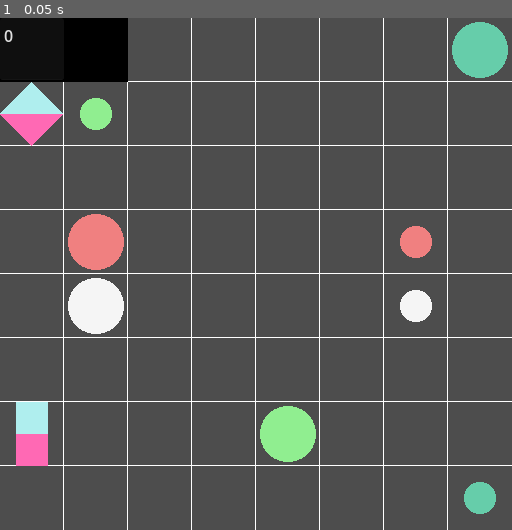
Above: before the commit, frame 1.
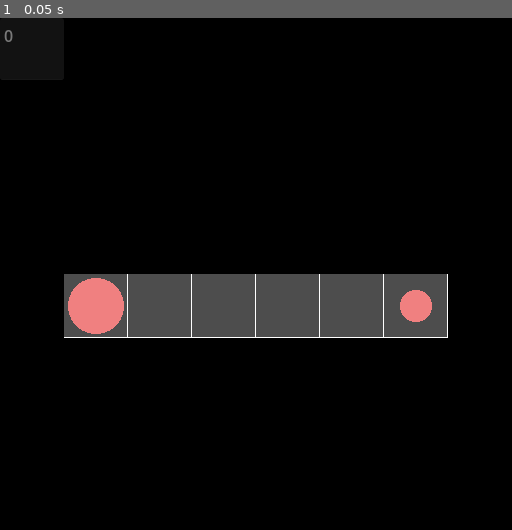
Above: after the commit, the same moment.

Repository: erraticandunplanned/Flow_Ltd
Game: Godot game, scene res://scenes/game_start.tscn
The game is run twice, just before and just after one commit, with the same random seed, the same clock (stepped at 60 frames per second) and the same inputs.
Inputs:
- Up to frame 1 (0.05 s): no input

The runs differ from the first frame. In frame 1, 89% of the frame differs, in the area x 0-100%, y 0-100%.

Commit message:
level loading and unloading

Diff:
--- a/scenes/base_level.tscn
+++ b/scenes/base_level.tscn
@@ -24,12 +24,22 @@
 anchors_preset = 0
 offset_right = 64.0
 offset_bottom = 64.0
+mouse_filter = 2
 
 [node name="TextEdit" type="TextEdit" parent="CanvasLayer/Control"]
 layout_mode = 0
 offset_right = 64.0
 offset_bottom = 64.0
+mouse_filter = 2
 text = "0"
+editable = false
+context_menu_enabled = false
+shortcut_keys_enabled = false
+selecting_enabled = false
+deselect_on_focus_loss_enabled = false
+drag_and_drop_selection_enabled = false
+virtual_keyboard_enabled = false
+middle_mouse_paste_enabled = false
 
 [node name="cursor_snap" type="Node2D" parent="."]
 modulate = Color(0.853352, 0.342064, 0.394375, 1)
--- a/scenes/game_start.tscn
+++ b/scenes/game_start.tscn
@@ -4,3 +4,15 @@
 
 [node name="GameStart" type="Node2D"]
 script = ExtResource("1_xyvi8")
+
+[node name="level_loader" type="Node2D" parent="."]
+
+[node name="transition" type="Node2D" parent="."]
+
+[node name="bottom_shutter" type="MeshInstance2D" parent="transition"]
+
+[node name="left_shutter" type="MeshInstance2D" parent="transition"]
+
+[node name="right_shutter" type="MeshInstance2D" parent="transition"]
+
+[node name="top_shutter" type="MeshInstance2D" parent="transition"]
--- a/scenes/gridtile.tscn
+++ b/scenes/gridtile.tscn
@@ -2,11 +2,11 @@
 
 [ext_resource type="Script" path="res://scripts/gridtile.gd" id="1_p6vt2"]
 
-[sub_resource type="ArrayMesh" id="ArrayMesh_17ah2"]
+[sub_resource type="ArrayMesh" id="ArrayMesh_cow5s"]
 _surfaces = [{
 "2d": true,
 "aabb": AABB(-32, -32, 0, 64, 64, 0),
-"attribute_data": PackedByteArray(112, 128, 144, 255, 112, 128, 144, 255, 112, 128, 144, 255, 112, 128, 144, 255),
+"attribute_data": PackedByteArray(0, 0, 0, 255, 0, 0, 0, 255, 0, 0, 0, 255, 0, 0, 0, 255),
 "format": 34393296905,
 "index_count": 6,
 "index_data": PackedByteArray(0, 0, 1, 0, 2, 0, 2, 0, 3, 0, 0, 0),
@@ -20,4 +20,4 @@
 script = ExtResource("1_p6vt2")
 
 [node name="square" type="MeshInstance2D" parent="."]
-mesh = SubResource("ArrayMesh_17ah2")
+mesh = SubResource("ArrayMesh_cow5s")
--- a/scripts/DIS_obstacle.gd
+++ b/scripts/DIS_obstacle.gd
@@ -52,7 +52,7 @@
 	var world = get_parent().get_parent()
 	world.connect("clock_update", _on_clock_update)
 
-func _on_clock_update(t):
+func _on_clock_update(_t):
 	## CHECK FOR VALID POSITION
 	var check_pos = global_position + ( facing * 64 )
 	var is_valid = true
--- a/scripts/DIV_obstacle.gd
+++ b/scripts/DIV_obstacle.gd
@@ -46,7 +46,7 @@
 	var world = get_parent().get_parent()
 	world.connect("clock_update", _on_clock_update)
 
-func _on_clock_update(t):
+func _on_clock_update(_t):
 	## CHECK FOR VALID POSITION
 	var check_pos = global_position + ( facing * 64 )
 	var is_valid = true
--- a/scripts/Global.gd
+++ b/scripts/Global.gd
@@ -25,6 +25,52 @@
 var levels = {
 	0: {
 		flow_dictionary: {
+			Color.LIGHT_CORAL: [Vector2(96,288)]
+		},
+		goal_dictionary: {
+			Color.LIGHT_CORAL: Vector2(416,288)
+		},
+		obstacle_dictionary: {
+			ob_grid: [
+				Vector2(32,32),Vector2(96,32),Vector2(160,32),Vector2(224,32),Vector2(288,32),Vector2(352,32),Vector2(416,32),Vector2(480,32),
+				Vector2(32,96),Vector2(96,96),Vector2(160,96),Vector2(224,96),Vector2(288,96),Vector2(352,96),Vector2(416,96),Vector2(480,96),
+				Vector2(32,160),Vector2(96,160),Vector2(160,160),Vector2(224,160),Vector2(288,160),Vector2(352,160),Vector2(416,160),Vector2(480,160),
+				Vector2(32,224),Vector2(96,224),Vector2(160,224),Vector2(224,224),Vector2(288,224),Vector2(352,224),Vector2(416,224),Vector2(480,224),
+				Vector2(32,288),Vector2(480,288),
+				Vector2(32,352),Vector2(96,352),Vector2(160,352),Vector2(224,352),Vector2(288,352),Vector2(352,352),Vector2(416,352),Vector2(480,352),
+				Vector2(32,416),Vector2(96,416),Vector2(160,416),Vector2(224,416),Vector2(288,416),Vector2(352,416),Vector2(416,416),Vector2(480,416),
+				Vector2(32,480),Vector2(96,480),Vector2(160,480),Vector2(224,480),Vector2(288,480),Vector2(352,480),Vector2(416,480),Vector2(480,480),
+				],
+			ob_DIS: [],
+			ob_DIV: [],
+			ob_DEV: []
+		}
+	},
+	1: {
+		flow_dictionary: {
+			Color.LIGHT_CORAL: [Vector2(96,288)]
+		},
+		goal_dictionary: {
+			Color.LIGHT_CORAL: Vector2(416,288)
+		},
+		obstacle_dictionary: {
+			ob_grid: [
+				Vector2(32,32),Vector2(96,32),Vector2(160,32),Vector2(224,32),Vector2(288,32),Vector2(352,32),Vector2(416,32),Vector2(480,32),
+				Vector2(32,96),Vector2(96,96),Vector2(160,96),Vector2(224,96),Vector2(288,96),Vector2(352,96),Vector2(416,96),Vector2(480,96),
+				Vector2(32,160),Vector2(96,160),Vector2(160,160),Vector2(224,160),Vector2(288,160),Vector2(352,160),Vector2(416,160),Vector2(480,160),
+				Vector2(32,224),Vector2(96,224),Vector2(160,224),Vector2(288,224),Vector2(352,224),Vector2(416,224),Vector2(480,224),
+				Vector2(32,288),Vector2(480,288),
+				Vector2(32,352),Vector2(96,352),Vector2(160,352),Vector2(288,352),Vector2(352,352),Vector2(416,352),Vector2(480,352),
+				Vector2(32,416),Vector2(96,416),Vector2(160,416),Vector2(224,416),Vector2(288,416),Vector2(352,416),Vector2(416,416),Vector2(480,416),
+				Vector2(32,480),Vector2(96,480),Vector2(160,480),Vector2(224,480),Vector2(288,480),Vector2(352,480),Vector2(416,480),Vector2(480,480),
+				],
+			ob_DIS: [Vector2(224,352)],
+			ob_DIV: [],
+			ob_DEV: []
+		}
+	},
+	2: {
+		flow_dictionary: {
 			Color.WHITE_SMOKE: [Vector2(96,288)],
 			Color.LIGHT_CORAL: [Vector2(96,224)],
 			Color.MEDIUM_AQUAMARINE: [Vector2(480,32)],
@@ -37,7 +83,7 @@
 			Color.LIGHT_GREEN: Vector2(96,96)
 		},
 		obstacle_dictionary: {
-			ob_grid: [Vector2(32,32),Vector2(96,32)],
+			ob_grid: [Vector2(96,32)],
 			ob_DIS: [Vector2(32,416)],
 			ob_DIV: [Vector2(32,96)],
 			ob_DEV: []
--- a/scripts/base_level.gd
+++ b/scripts/base_level.gd
@@ -20,9 +20,9 @@
 
 signal clock_update(time)
 
-var flow_dict = Global.levels.get(0).get(Global.flow_dictionary)
-var goal_dict = Global.levels.get(0).get(Global.goal_dictionary)
-var obstacle_dict = Global.levels.get(0).get(Global.obstacle_dictionary)
+var flow_dict = Global.levels.get(Global.current_level).get(Global.flow_dictionary)
+var goal_dict = Global.levels.get(Global.current_level).get(Global.goal_dictionary)
+var obstacle_dict = Global.levels.get(Global.current_level).get(Global.obstacle_dictionary)
 
 func _ready():
 	## PLACE OBSTACLES
@@ -59,7 +59,7 @@
 	## DRAW GOALS IN MAP
 	canvas.update_goals(goal_dict)
 
-func _process(delta):
+func _process(_delta):
 	if success: return
 
 	## ON MOUSE CLICK, SET NEAREST FLOW NODE TO CURRENT
@@ -89,6 +89,7 @@
 
 		## GOING BACKWARDS 1 TILE IS A VALID TILE
 		if flow_dict.get(current_flow_color).has(cursor_snap.global_position):
+			@warning_ignore("unassigned_variable")
 			var reverse_flow : Array
 			reverse_flow.append_array(flow_dict.get(current_flow_color))
 			reverse_flow.reverse()
@@ -138,7 +139,7 @@
 
 	queue_redraw()
 	if success == true:
-		get_parent().advance_level()
+		get_parent().get_parent().advance_level(cursor_clock)
 
 ## DRAW GRID LINES
 func _draw():
--- a/scripts/draw_canvas.gd
+++ b/scripts/draw_canvas.gd
@@ -7,7 +7,7 @@
 
 var flow_dict = {}
 
-func _process(delta):
+func _process(_delta):
 	queue_redraw()
 
 func _draw():
@@ -23,8 +23,8 @@
 		draw_circle(g[0], 16, g[1])
 
 func update_goals(g):
-	var goal_dict : Dictionary
-	goal_dict = g
+	@warning_ignore("unused_variable")
+	var goal_dict : Dictionary = g
 	for key_color in g.keys():
 		var location = g.get(key_color)
 		var new_goal = [location, key_color]
--- a/scripts/game_start.gd
+++ b/scripts/game_start.gd
@@ -1,10 +1,62 @@
 extends Node2D
 
+@onready var level_loader = $level_loader
 @onready var basic_scene = preload("res://scenes/base_level.tscn")
 
+@onready var transition_node = $transition
+@onready var bottom_shutter = $transition/bottom_shutter
+@onready var left_shutter = $transition/left_shutter
+@onready var right_shutter = $transition/right_shutter
+@onready var top_shutter = $transition/top_shutter
+
+var current_scene
+var loading_time = 0
+var loading = false
+
 func _ready():
-	var start = basic_scene.instantiate()
-	add_child(start)
+	for shutter in [bottom_shutter,left_shutter,right_shutter,top_shutter]:
+		var meshdata = []
+		meshdata.resize(ArrayMesh.ARRAY_MAX)
+		meshdata[ArrayMesh.ARRAY_VERTEX] = PackedVector2Array([Vector2(-256,-256),Vector2(256,-256),Vector2(256,256),Vector2(-256,256),])
+		meshdata[ArrayMesh.ARRAY_INDEX] = PackedInt32Array([0,1,2,2,3,0,])
+		meshdata[ArrayMesh.ARRAY_COLOR] = PackedColorArray([Color.BLACK,Color.BLACK,Color.BLACK,Color.BLACK,])
+		shutter.mesh = ArrayMesh.new()
+		shutter.mesh.add_surface_from_arrays(Mesh.PRIMITIVE_TRIANGLES, meshdata)
+	reset_shutters()
+	load_scene()
 
-func advance_level():
+func reset_shutters():
+	transition_node.global_position = Vector2(0,0)
+	bottom_shutter.global_position = Vector2(768,1280)
+	left_shutter.global_position = Vector2(-768,768)
+	right_shutter.global_position = Vector2(1280,768)
+	top_shutter.global_position = Vector2(768,-768)
+
+func load_scene():
+	current_scene = basic_scene.instantiate()
+	current_scene.name = str("level ", Global.current_level)
+	level_loader.add_child(current_scene)
+
+func advance_level(location):
 	print("Win!")
+	transition_node.global_position += Vector2(-256,-256)
+	loading = true
+	current_scene.queue_free()
+	Global.current_level += 1
+	if Global.current_level < 3: load_scene()
+
+func _process(delta):
+	if not loading: return
+
+	loading_time += delta
+	print(loading_time)
+	if loading_time > 0.25:
+		bottom_shutter.global_position.y += -64
+		left_shutter.global_position.x += 64
+		right_shutter.global_position.x += -64
+		top_shutter.global_position.y += 64
+		loading_time = 0
+	if bottom_shutter.global_position.y <= -128:
+		loading = false
+		loading_time = 0
+		reset_shutters()
